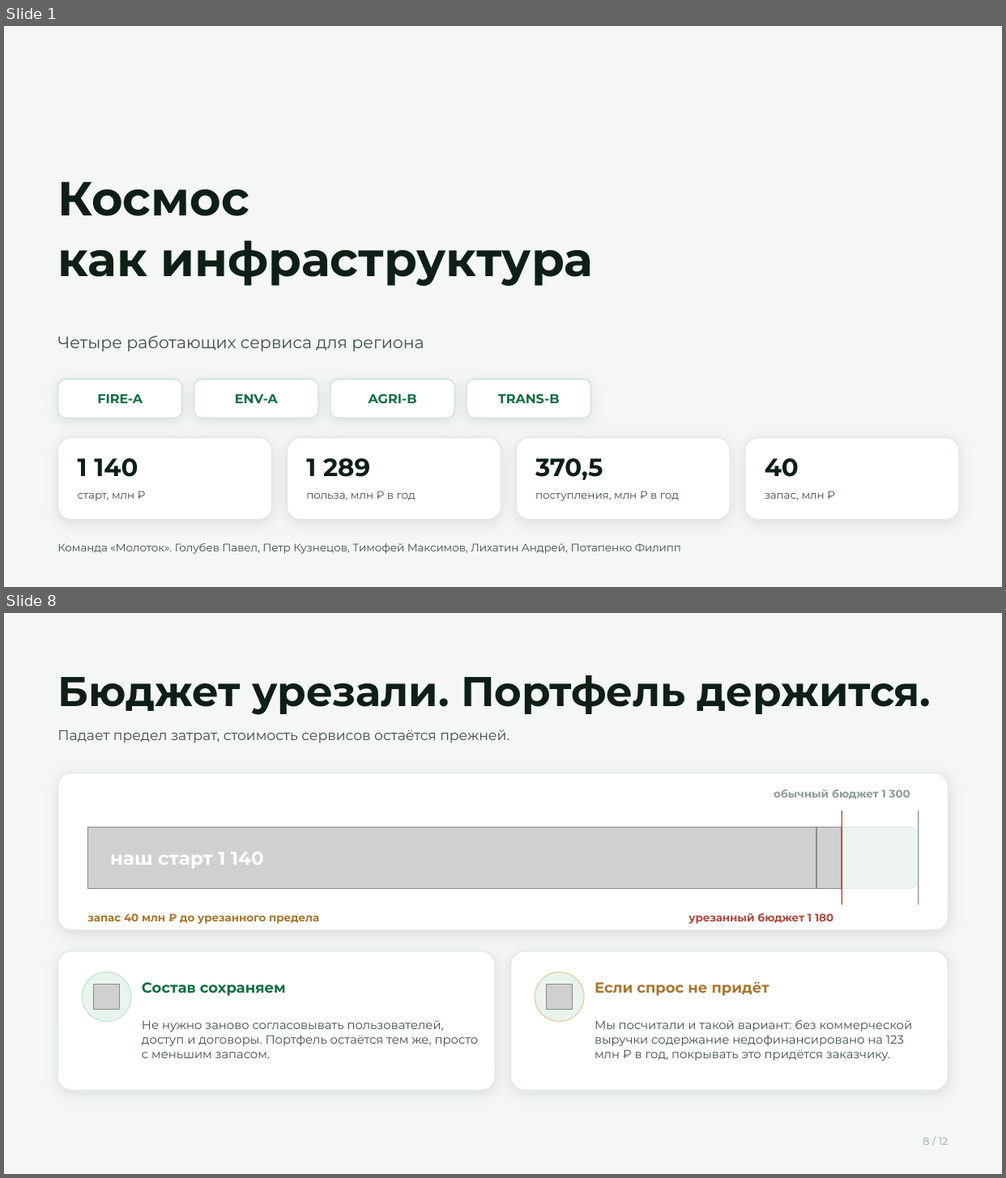
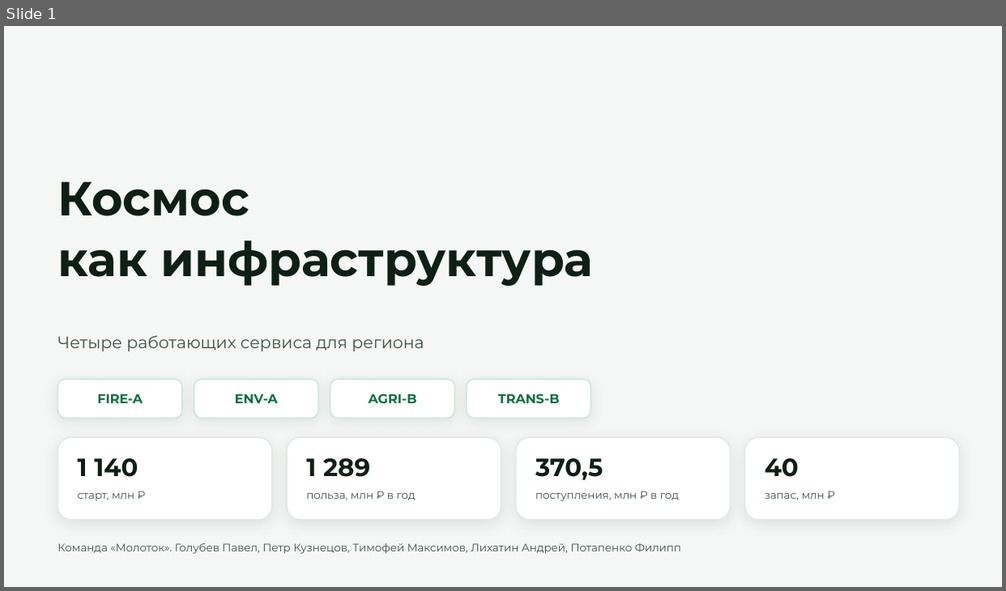
Before and after one commit to pmixay/hackathon-1109, a slide deck: docs/presentation/kosmo-deck.pptx. Shown one above the other, each under a label of ours: slides 1 and 8 before the commit, slide 1 after it; the slides between them are not shown. The pictures are 1006x1178 and 1006x591 pixels, drawn with LibreOffice and Linux fonts; fonts in the diff are those of the drawing; grey boxes stand for pictures; background and template pictures are left out. Boxes give left, top, right and bottom in pixels: in the first picture for what was removed or moved away, otherwise in the second. Text is boxed around its words. In the diff, an @@ line names an element or a change of style, - is before the commit and + after.

```diff
--- a/docs/presentation/kosmo-deck.pptx
+++ b/docs/presentation/kosmo-deck.pptx
@@ slide 8 removed at (4, 613, 1002, 1174), background #F4F7F5 @@
@@ text removed at (57, 675, 931, 715) @@
-Бюджет урезали. Портфель держится.
@@ text removed at (57, 730, 509, 743) @@
-Падает предел затрат, стоимость сервисов остаётся прежней.
@@ rounded rectangle removed at (58, 773, 948, 931) @@
@@ text removed at (774, 790, 910, 799) @@
-обычный бюджет 1 300
@@ rounded rectangle removed at (88, 827, 918, 888) @@
@@ picture removed at (88, 827, 816, 888) @@
@@ picture removed at (818, 827, 842, 888) @@
@@ rectangle removed at (842, 811, 842, 905) @@
@@ rectangle removed at (918, 811, 918, 905) @@
@@ text removed at (110, 852, 264, 868) @@
-наш старт 1 140
@@ text removed at (87, 914, 319, 924) @@
-запас 40 млн ₽ до урезанного предела
@@ text removed at (688, 914, 833, 924) @@
-урезанный бюджет 1 180
@@ rounded rectangle removed at (58, 952, 495, 1091) @@
@@ rounded rectangle removed at (511, 952, 948, 1091) @@
@@ ellipse removed at (82, 973, 131, 1022) @@
@@ ellipse removed at (535, 973, 584, 1022) @@
@@ picture removed at (94, 984, 119, 1010) @@
@@ text removed at (142, 982, 286, 996) @@
-Состав сохраняем
@@ picture removed at (547, 984, 572, 1010) @@
@@ text removed at (594, 982, 769, 996) @@
-Если спрос не придёт
@@ text removed at (142, 1020, 479, 1059) @@
-Не нужно заново согласовывать пользователей, доступ и договоры. Портфель остаётся тем же, просто с меньшим запасом.
@@ text removed at (594, 1020, 912, 1061) @@
-Мы посчитали и такой вариант: без коммерческой выручки содержание недофинансировано на 123 млн ₽ в год, покрывать это придётся заказчику.
@@ text removed at (923, 1138, 948, 1145) @@
-8 / 12
```
Also in this commit, not shown: 8 slides changed, 2 slides added, 2 other slides removed, 23 other files.
